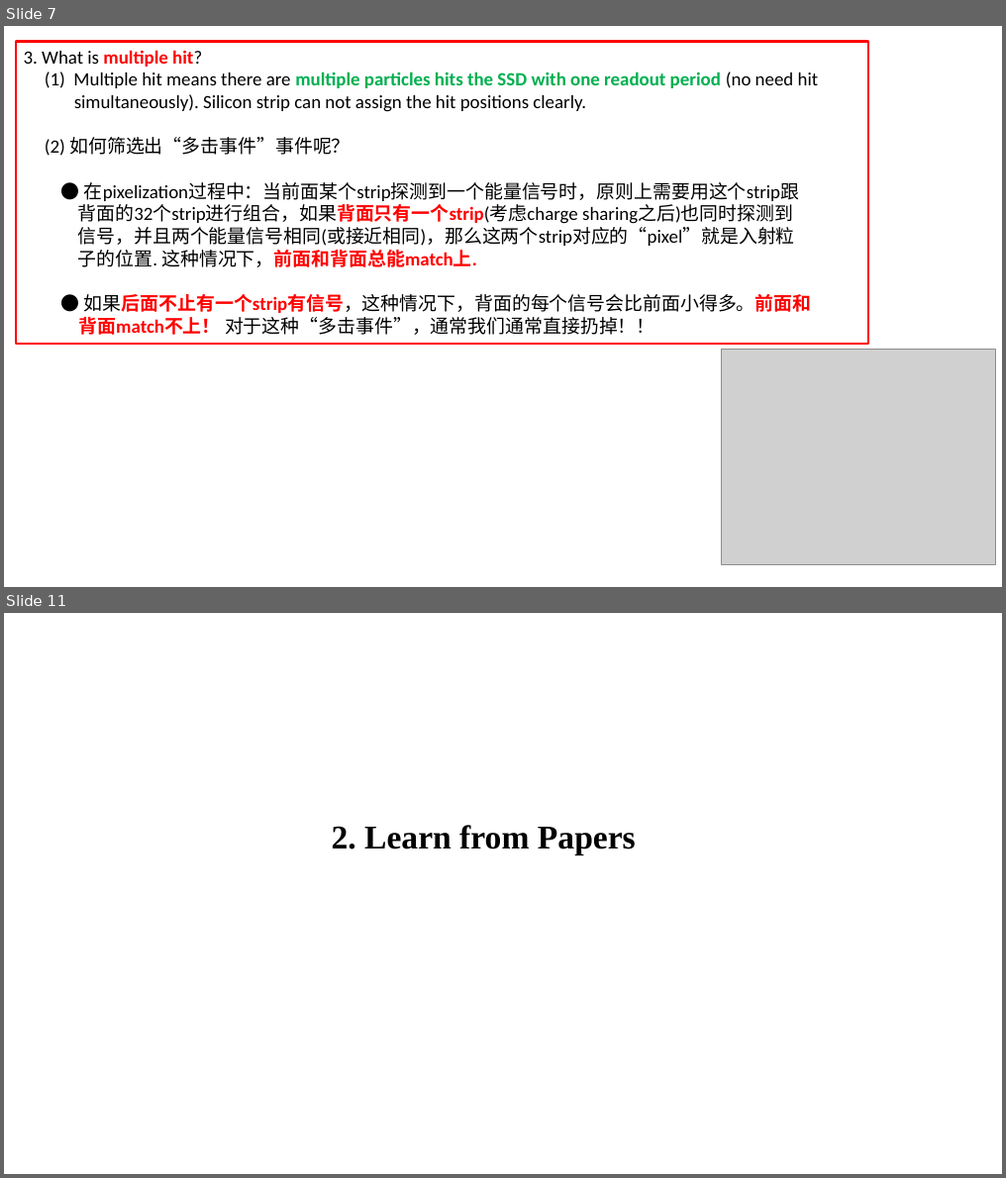
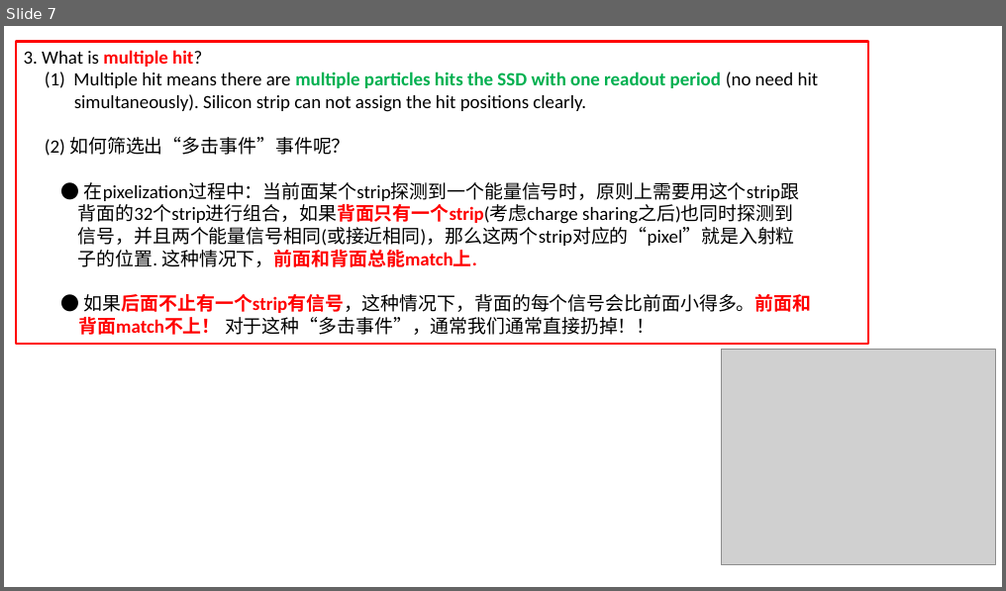
Before and after one commit to gfh16/StudyNotes, a slide deck: 03DE-E-Detector.pptx. Shown one above the other, each under a label of ours: slides 7 and 11 before the commit, slide 7 after it; the slides between them are not shown. The pictures are 1006x1178 and 1006x591 pixels, drawn with LibreOffice and Linux fonts; fonts in the diff are those of the drawing; grey boxes stand for pictures. Boxes give left, top, right and bottom in pixels: in the first picture for what was removed or moved away, otherwise in the second. Text is boxed around its words. In the diff, an @@ line names an element or a change of style, - is before the commit and + after.

```diff
--- a/03DE-E-Detector.pptx
+++ b/03DE-E-Detector.pptx
@@ slide 11 removed at <box>4,613,1002,1174</box>, background #FFFFFF @@
@@ text removed at <box>332,825,636,855</box> @@
-2. Learn from Papers
```
Also in this commit, not shown: 3 slides changed, 6 slides added, 2 other slides removed, 1 other file.
